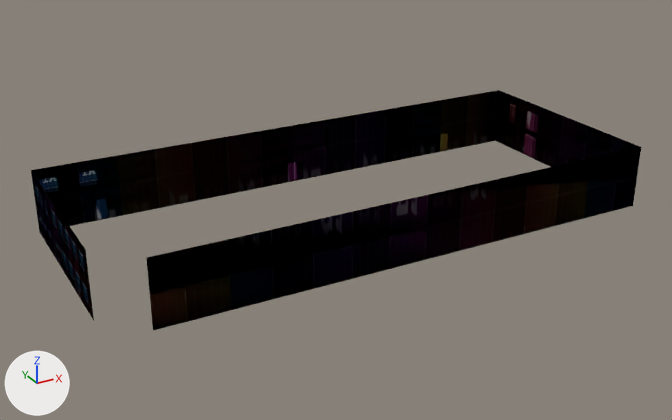
Renders of the Blender file mce-thl-plant/mce-thl-plant.blend from each side of a commit.
One viewpoint serves both versions: a 50 mm camera at (-45.6, -80.7, 41.4) aimed at (-1.4, -0.4, 1.3). Every picture has the same lights, and +X, +Y and +Z are marked at lower left.

Objects in the first picture: 'Wand Hinten', 'Wand Links', 'Wand Rechts', 'Wand Vorn'.
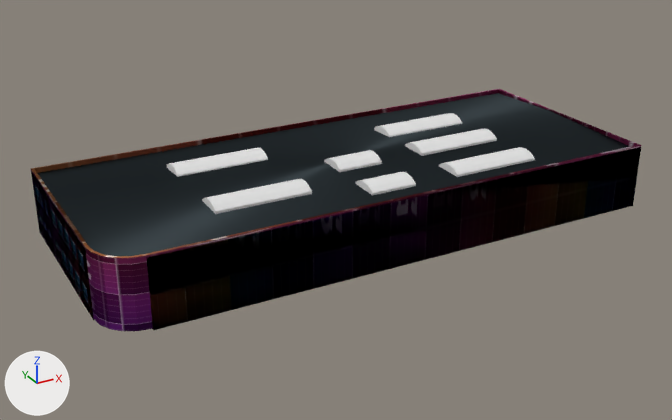
What the commit changed:
me_cube_001 is used by ob_dach; location (0.0, 0.0, 0.0).
Verts and faces of me_cube_001; kept vertices keep their numbers, new ones are numbered from 11.
Before the commit, vertices of me_cube_001: 0 (29.7, 12.2, 6.5) at pixel (498, 93), 1 (29.7, -12.2, 6.5), 2 (-29.7, 12.2, 6.5) at pixel (34, 173), 3 (-26.0, -12.2, 6.5) at pixel (145, 259), 4 (-27.1, -12.0, 6.5).
Before the commit, vertices of me_cube_001: 5 (-28.2, -11.5, 6.5), 6 (-29.0, -10.7, 6.5), 7 (-29.5, -9.6, 6.5), 8 (-29.7, -8.5, 6.5), 9 (29.7, 0.0, 6.8) at pixel (561, 116).
Before the commit, vertices of me_cube_001: 10 (-29.7, 0.0, 6.8).
me_cube_001 had 11 vertices, 2 faces and spanned x -29.7..29.7, y -12.2..12.2, z 6.5..6.8.
me_cube_001 now has 11 vertices, 2 faces and spans x -29.7..29.7, y -12.2..12.2, z 6.5..6.9.
Part 1, on me_cube_001:
Faces deleted: (0, 2, 10, 8, 7, 6, 5, 4, 3, 1, 9), (0, 9, 10, 2).
Vertex 10 moves to (-29.7, 2.5, 6.9), pixel (57, 202).
Vertex 9 moves to (29.7, 2.5, 6.9), pixel (548, 110).
New faces: (1, 9, 10, 8, 7, 6, 5, 4, 3), (0, 2, 10, 9).
me_cube_001 part 2: 1 kept faces spanning x -29.7..29.7, y 2.5..12.2, z 6.5..6.9 get new texture (UV) coordinates.
Mesh me_kreis is new.
It has 22 vertices, 15 faces and spans x -5.0..5.0, y -1.65..1.65, z 0.0..1.0.
Mesh me_kreis_002 is new.
It is a copy of me_kreis.
Object 'Dach' (ob_dach) is now shown.
Object 'Dachkante' (ob_dachkante) is now shown.
Object 'Eingang' (ob_eingang) is now shown.
Object 'Oberlicht_10m (4)' (ob_oberlicht_10m__4) is new; it shows me_kreis.
Its location is (12.5, -8.0, 6.4).
Object 'Oberlicht_10m (3)' (ob_oberlicht_10m__3) is new; it shows me_kreis.
Its location is (12.5, 5.0, 6.6).
Object 'Oberlicht_10m (2)' (ob_oberlicht_10m__2) is new; it shows me_kreis.
Its location is (12.5, -1.5, 6.6).
Object 'Oberlicht_5m (1)' (ob_oberlicht_5m__1) is new; it shows me_kreis_002.
Its location is (0.0, -8.0, 6.4).
Its scale is (0.5, 1.0, 1.0).
Object 'Oberlicht_10m (1)' (ob_oberlicht_10m__1) is new; it shows me_kreis.
Its location is (-12.5, -5.0, 6.5).
Object 'Oberlicht_5m (0)' (ob_oberlicht_5m__0) is new; it shows me_kreis_002.
Its location is (0.0, -1.5, 6.6).
Its scale is (0.5, 1.0, 1.0).
Object 'Oberlicht_10m (0)' (ob_oberlicht_10m__0) is new; it shows me_kreis.
Its location is (-12.5, 5.0, 6.6).

Pixel boxes [x1, y1, x2, y2] of what changed, in the pictures (672 x 420 px; the box of a moved part takes in the faces that stretch with it):
'Dach', shown
    after: [37, 93, 630, 256]
'Dachkante', shown
    after: [31, 89, 641, 260]
'Eingang', shown
    after: [85, 249, 153, 331]
'Oberlicht_10m (1)', added
    after: [202, 179, 312, 214]
'Oberlicht_10m (4)', added
    after: [439, 147, 535, 177]
'Oberlicht_10m (0)', added
    after: [167, 148, 268, 177]
'Oberlicht_10m (2)', added
    after: [405, 129, 497, 156]
'Oberlicht_10m (3)', added
    after: [374, 113, 462, 137]
'Oberlicht_5m (1)', added
    after: [355, 172, 416, 196]
'Oberlicht_5m (0)', added
    after: [324, 150, 382, 172]
part 1 of me_cube_001, moved or reshaped (not visible before)
    after: [58, 110, 630, 256]
part 2 of me_cube_001, surface changed (black)
    after: [37, 93, 546, 202]
'Wand Links', unchanged, covered by the edit
    before: [31, 90, 499, 226]
'Wand Hinten', unchanged, covered by the edit
    before: [495, 90, 640, 167]
